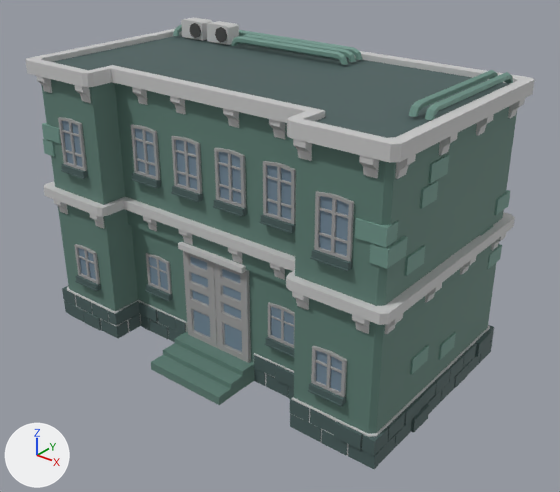
Renders of the FBX model AnjiesArcade_FYP/Assets/Outdoors/Models/2Story_Wide_Mat.fbx from each side of a commit.
The view is the same before and after, from a 50 mm lens placed at (4.17, -5.04, 4.1), pointed at (0.21, -0.09, 1.03). The axes (+X, +Y, +Z) are drawn at lower left. The lights are the same throughout.

In view in the first picture: '2Story_Wide_Mat'.
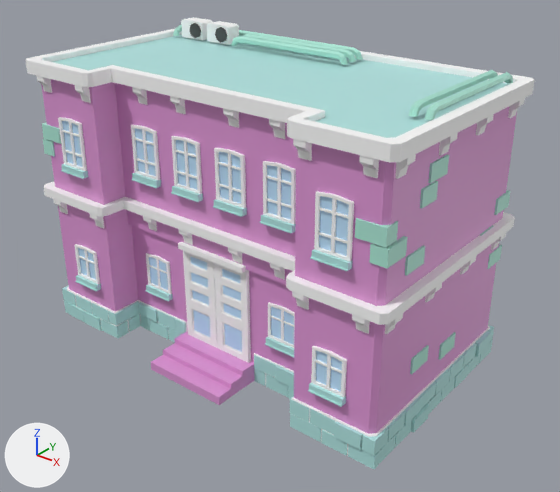
What differs and where, as boxes (x1, y1, x2, y2) in the pictures (560 x 492 px):
```json
{"object": "2Story_Wide_Mat", "change": "recoloured", "before": [25, 17, 535, 469], "after": [25, 17, 535, 469]}
```

Scene script edits in JSON lines:
```json
{"op": "set", "path": "mat_windows.base_color", "old": "(0.352, 0.352, 0.352)", "new": "(1.0, 1.0, 1.0)", "note": "grey #a0a0a0 -> white #ffffff"}
{"op": "set", "path": "mat_glass.base_color", "old": "(0.175, 0.254, 0.328)", "new": "(0.52, 0.768, 1.0)", "note": "blue #748a9b -> blue #bfe3ff"}
{"op": "set", "path": "mat_bricks.base_color", "old": "(0.165, 0.309, 0.262)", "new": "(0.418, 0.801, 0.675)", "note": "green #71978c -> green #ade7d6"}
{"op": "set", "path": "mat_main.base_color", "old": "(0.115, 0.214, 0.18)", "new": "(0.736, 0.309, 0.664)", "note": "green #5f7f76 -> pink #df97d5"}
{"op": "set", "path": "mat_dark.base_color", "old": "(0.0685, 0.114, 0.112)", "new": "(0.442, 0.774, 0.756)", "note": "dark cyan #4a5f5e -> cyan #b1e4e1"}
{"op": "set", "path": "mat_white.base_color", "old": "(0.584, 0.584, 0.584)", "new": "(1.0, 1.0, 1.0)", "note": "light grey #c9c9c9 -> white #ffffff"}
```
